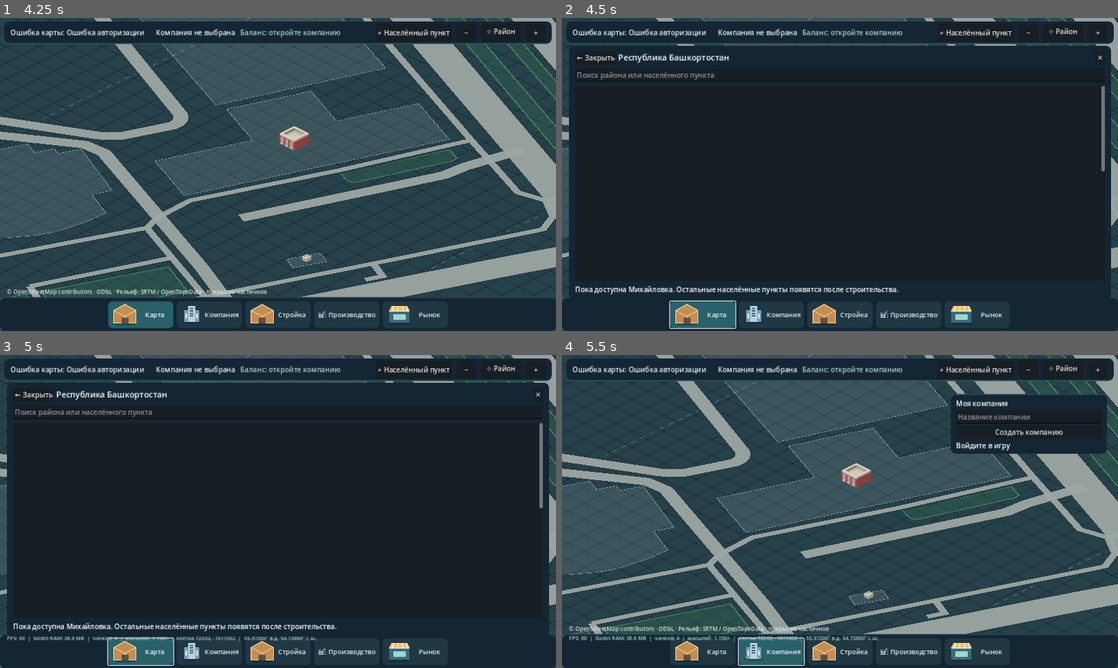
Above: before the commit, frames 1-4 (two rows, left to right).
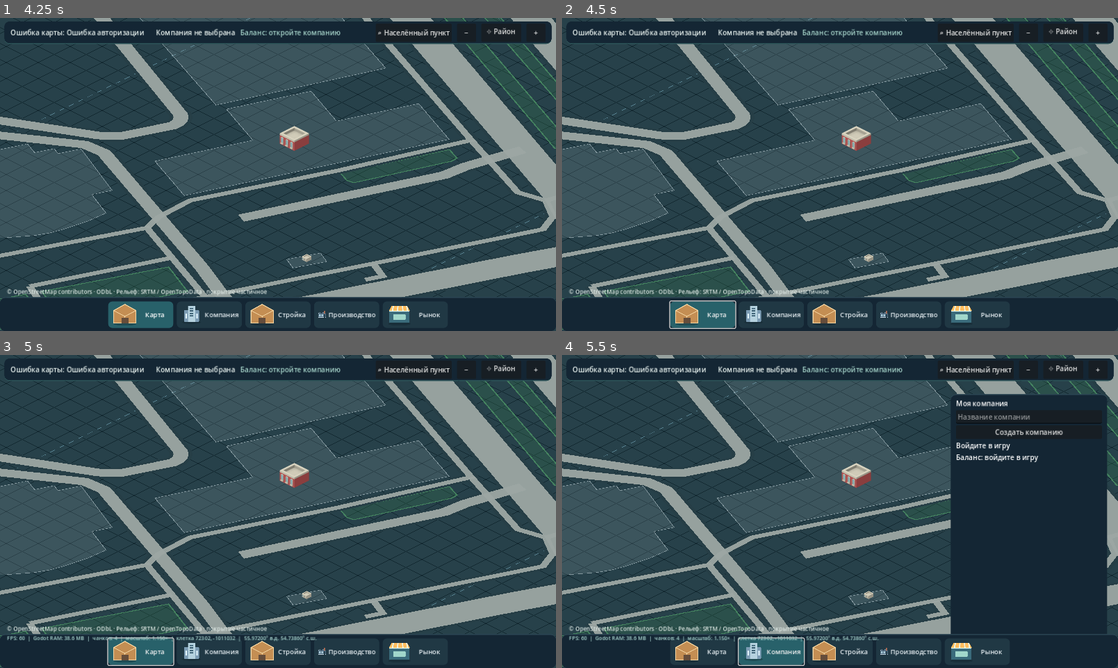
Above: after the commit, the same moments.

Repository: maillunex-lang/basheco
Game: Godot game, scene res://scenes/world.tscn
Same seed, same stepped clock (60 frames per second), same inputs: the game is played once before the commit and once after it.
Inputs (mouse positions are in pixels of both pictures, inside the frame that each line leads up to):
- Up to frame 1 (4.25 s): click (278, 133) at 0.52 s; type "12" at 0.6 s; click (278, 158) at 0.75 s; type "12" at 0.83 s; click (278, 183) at 0.98 s; type "12" at 1.07 s; click "Войти в игру" at 1.25 s; click "Войти в игру" at 2 s; click "Создать аккаунт" at 2.75 s; click "Посмотреть карту без входа" at 3.5 s
- Up to frame 2 (4.5 s): click "Карта" at 4.25 s
- Up to frame 3 (5 s): no input
- Up to frame 4 (5.5 s): click "Компания" at 5 s

Frame 1 is identical in both runs. In frame 2, 74% of the frame differs, in the area x 1-99%, y 8-90%; in frame 3, 74%; in frame 4, 14%.

Commit message:
feat(android-alpha): fix trading buyer UUID, show live wallet, improve map UI and icon

Diff:
--- /dev/null
+++ b/client/assets/app-icon.svg
@@ -0,0 +1,11 @@
+<svg xmlns="http://www.w3.org/2000/svg" width="512" height="512" viewBox="0 0 512 512">
+<rect width="512" height="512" rx="112" fill="#101c28"/>
+<path d="M60 344 256 214l196 130v54L256 482 60 398z" fill="#28616a"/>
+<path d="M60 344 256 214l196 130-196 91z" fill="#54b798"/>
+<path d="m100 367 156-98 156 98" fill="none" stroke="#d3ebca" stroke-width="11" stroke-linecap="round"/>
+<path d="M256 269v166M178 318l156 95M334 318l-156 95" stroke="#d3ebca" stroke-width="10" opacity=".85"/>
+<path d="M260 213c-39-39-38-89 0-142 40 53 39 103 0 142Z" fill="#d4a44b"/>
+<path d="M260 213c-53-11-81-47-83-98 51 15 80 48 83 98Z" fill="#f2ca6b"/>
+<path d="M260 213c52-11 79-47 81-98-48 15-77 48-81 98Z" fill="#f2ca6b"/>
+<path d="M260 213V82" stroke="#f8e3a0" stroke-width="8" stroke-linecap="round"/>
+</svg>
--- a/client/project.godot
+++ b/client/project.godot
@@ -3,6 +3,7 @@
 
 [application]
 config/name="BASHECO"
+config/icon="res://assets/app-icon.svg"
 run/main_scene="res://scenes/world.tscn"
 config/features=PackedStringArray("4.3", "GL Compatibility")
 config/description="BASHECO: экономическая MMO Башкортостана"
--- a/client/scripts/company_panel.gd
+++ b/client/scripts/company_panel.gd
@@ -6,6 +6,9 @@
 var panel: PanelContainer
 var name_field: LineEdit
 signal companies_updated(companies: Array)
+signal wallets_updated(wallets: Array)
+var wallet_http: HTTPRequest
+var balances_label: Label
 var companies: Array = []
 var pending := ""
 var busy := false
@@ -19,6 +22,9 @@
     starter_http = HTTPRequest.new()
     add_child(starter_http)
     starter_http.request_completed.connect(_on_starter_response)
+    wallet_http = HTTPRequest.new()
+    add_child(wallet_http)
+    wallet_http.request_completed.connect(_on_wallet_response)
     api.authenticated.connect(load_companies)
     panel = PanelContainer.new()
     panel.position = Vector2(770, 82)
@@ -39,6 +45,10 @@
     status_label = Label.new()
     status_label.text = "Войдите в игру"
     layout.add_child(status_label)
+    balances_label = Label.new()
+    balances_label.text = "Баланс: войдите в игру"
+    balances_label.autowrap_mode = TextServer.AUTOWRAP_WORD_SMART
+    layout.add_child(balances_label)
     panel.visible = false
 
 func _create() -> void:
@@ -82,6 +92,7 @@
     companies = parsed.get("companies", [])
     status_label.text = "Мои компании: " + str(companies.size()) if companies.size() > 0 else "Создайте первую компанию"
     companies_updated.emit(companies)
+    load_wallets()
     if not companies.is_empty():
         var headers := PackedStringArray(["Authorization: Bearer " + api.access_token])
         starter_http.request(api.base_url + "/v1/companies/" + str(companies[0]["id"]) + "/starter-grant", headers, HTTPClient.METHOD_POST, "{}")
@@ -92,3 +103,34 @@
     var parsed: Variant = JSON.parse_string(body.get_string_from_utf8())
     if typeof(parsed) == TYPE_DICTIONARY and int(parsed.get("granted_kopecks", 0)) > 0:
         status_label.text = "Стартовый капитал: 10 000 игровых ₽ начислен!"
+    load_wallets()
+
+func load_wallets() -> void:
+    if api.access_token.is_empty() or wallet_http.get_http_client_status() != HTTPClient.STATUS_DISCONNECTED:
+        return
+    var headers := PackedStringArray(["Authorization: Bearer " + api.access_token])
+    var err := wallet_http.request(api.base_url + "/v1/wallets", headers)
+    if err != OK:
+        balances_label.text = "Баланс: нет соединения"
+
+func _on_wallet_response(_result: int, status: int, _headers: PackedStringArray, body: PackedByteArray) -> void:
+    if status != 200:
+        balances_label.text = "Баланс: ошибка HTTP " + str(status)
+        return
+    var parsed: Variant = JSON.parse_string(body.get_string_from_utf8())
+    if typeof(parsed) != TYPE_DICTIONARY or typeof(parsed.get("wallets")) != TYPE_ARRAY:
+        balances_label.text = "Баланс: неверный ответ сервера"
+        return
+    var wallets: Array = parsed["wallets"]
+    var amounts: Dictionary = {}
+    for wallet in wallets:
+        if typeof(wallet) == TYPE_DICTIONARY and wallet.get("company_id") != null:
+            amounts[str(wallet["company_id"])] = int(wallet.get("balance_kopecks", 0))
+    var rows := PackedStringArray()
+    for owned in companies:
+        var id := str(owned.get("id", ""))
+        if amounts.has(id):
+            var kopecks: int = amounts[id]
+            rows.append("%s: %d,%02d ₽" % [str(owned.get("name", "Компания")), int(kopecks / 100), absi(kopecks % 100)])
+    balances_label.text = "\n".join(rows) if not rows.is_empty() else "Баланс компании: нет данных"
+    wallets_updated.emit(wallets)
--- a/client/scripts/game_hud.gd
+++ b/client/scripts/game_hud.gd
@@ -10,6 +10,7 @@
 var plus_button: Button
 var location_button: Button
 var balance_label: Label
+var current_companies: Array = []
 var geo_credit: Label
 var performance_label: Label
 var performance_elapsed := 0.0
@@ -78,6 +79,7 @@
     performance_label.visible = OS.has_feature("debug")
     add_child(performance_label)
     get_parent().get_node("Company").companies_updated.connect(_companies_updated)
+    get_parent().get_node("Company").wallets_updated.connect(_wallets_updated)
     get_viewport().size_changed.connect(_layout)
     _layout()
     hide()
@@ -126,6 +128,7 @@
         performance_label.position = Vector2(16, maxf(76.0, size.y - 78.0))
 
 func _companies_updated(companies: Array) -> void:
+    current_companies = companies
     if companies.is_empty():
         company_label.text = "Создайте компанию"
         balance_label.text = "Баланс: откройте компанию"
@@ -135,6 +138,17 @@
         # Never display a guessed sum or the starter grant as current funds.
         balance_label.text = "Баланс: нет данных"
 
+func _wallets_updated(wallets: Array) -> void:
+    if current_companies.is_empty():
+        return
+    var id := str(current_companies[0].get("id", ""))
+    for wallet in wallets:
+        if typeof(wallet) == TYPE_DICTIONARY and str(wallet.get("company_id", "")) == id:
+            var kopecks := int(wallet.get("balance_kopecks", 0))
+            balance_label.text = "Баланс: %d,%02d ₽" % [int(kopecks / 100), absi(kopecks % 100)]
+            return
+    balance_label.text = "Баланс: нет данных"
+
 func update_geography_credit(location_id: String) -> void:
     if geo_credit == null:
         return
--- a/client/scripts/game_nav.gd
+++ b/client/scripts/game_nav.gd
@@ -104,9 +104,8 @@
         var node: Node = get_parent().get_node(name)
         if node.panel != null:
             node.panel.visible = name == section
-    if section == "":
-        get_parent().get_node("Geography").open_map()
-    else:
-        get_parent().get_node("Geography").hide()
+    get_parent().get_node("Geography").hide()
+    if section == "Company":
+        get_parent().get_node("Company").load_wallets()
     if section == "Market":
         get_parent().get_node("Market").refresh_listings()
--- a/client/scripts/market_panel.gd
+++ b/client/scripts/market_panel.gd
@@ -141,6 +141,13 @@
         return ""
     return str(listing_selector.get_item_metadata(listing_selector.selected))
 
+func _purchase_payload() -> String:
+    return JSON.stringify({
+        "company_id": _selected_company_id(),
+        "quantity": int(quantity_field.value),
+        "idempotency_key": "buy-" + str(Time.get_ticks_usec()) + "-" + str(randi())
+    })
+
 func _buy() -> void:
     if _selected_company_id().is_empty():
         info.text = "Сначала создайте компанию"
@@ -148,11 +155,7 @@
     var listing_id := _selected_id()
     if listing_id.is_empty():
         return
-    var payload := JSON.stringify({
-        "company_id": company_field.text.strip_edges(),
-        "quantity": int(quantity_field.value),
-        "idempotency_key": "buy-" + str(Time.get_ticks_usec()) + "-" + str(randi())
-    })
+    var payload := _purchase_payload()
     _request("buy", "/v1/market/listings/" + listing_id + "/buy", HTTPClient.METHOD_POST, payload)
 
 func _cancel() -> void:
@@ -179,4 +182,5 @@
         info.text = "Активных предложений: " + str(listings.size())
     else:
         info.text = "Операция выполнена: " + pending
+        get_parent().get_node("Company").load_wallets()
         refresh_listings()
--- /dev/null
+++ b/client/tests/alpha_ui_contract.gd
@@ -0,0 +1,43 @@
+extends SceneTree
+## Contract test: marketplace uses company UUID, wallet numbers come from server.
+var failures := 0
+
+func check(ok: bool, message: String) -> void:
+    if not ok:
+        failures += 1
+        printerr("FAIL: " + message)
+
+func _initialize() -> void:
+    call_deferred("_run")
+
+func _run() -> void:
+    var world: Node2D = load("res://scenes/world.tscn").instantiate()
+    root.add_child(world)
+    await process_frame
+    var company = world.get_node("Company")
+    var market = world.get_node("Market")
+    var nav = world.get_node("Navigation")
+    var hud = world.get_node("HUD")
+    var company_id := "00000000-0000-4000-8000-000000000001"
+    company.companies = [{"id": company_id, "name": "Тестовое хозяйство"}]
+    company.companies_updated.emit(company.companies)
+    market.company_field.select(0)
+    market.quantity_field.value = 2
+    var payload: Variant = JSON.parse_string(market._purchase_payload())
+    check(typeof(payload) == TYPE_DICTIONARY, "purchase request JSON")
+    if typeof(payload) == TYPE_DICTIONARY:
+        check(payload.get("company_id") == company_id, "purchase must use UUID, not selected text")
+        check(payload.get("quantity") == 2, "purchase quantity")
+        check(str(payload.get("idempotency_key", "")).begins_with("buy-"), "idempotency token")
+    var server_response := JSON.stringify({
+        "wallets": [{"company_id": company_id, "balance_kopecks": 123456}]
+    }).to_utf8_buffer()
+    company._on_wallet_response(0, 200, PackedStringArray(), server_response)
+    check(company.balances_label.text.contains("1234,56"), "real company wallet displayed")
+    check(hud.balance_label.text.contains("1234,56"), "HUD uses server wallet")
+    nav._show_section("")
+    check(not world.get_node("Geography").visible, "Map tab shows map, not geography dialog")
+    world.queue_free()
+    if failures == 0:
+        print("BASHECO_ANDROID_ALPHA_UI_OK market_uuid=1 wallet=1 map_navigation=1")
+    quit(failures)
Not shown, changed: client/export_presets.cfg
